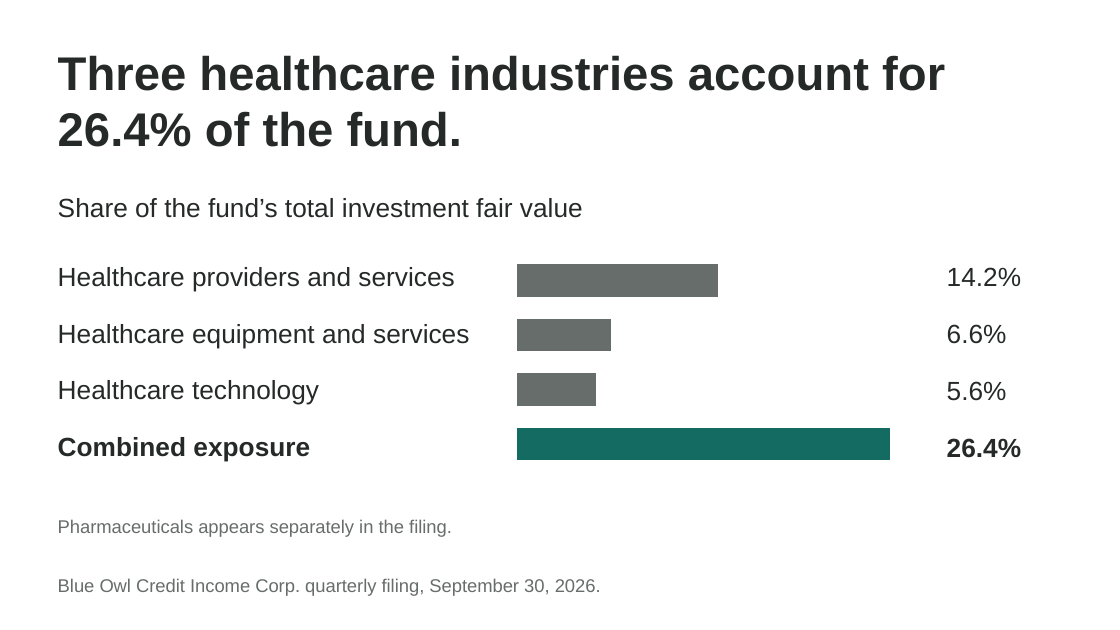
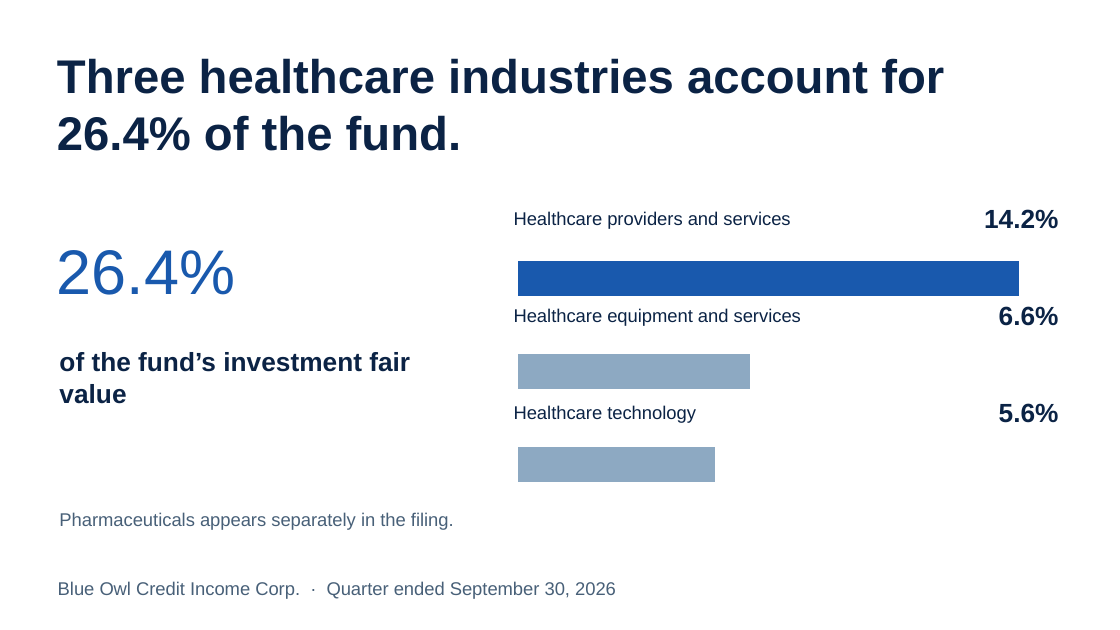
Before and after one commit to marcswartz/ivey-group7-portfolio, a slide deck: slide 7 of presentation.pptx. Drawn at 1120x630 pixels with LibreOffice and Linux fonts; fonts in the diff are those of the drawing. Boxes give left, top, right and bottom in pixels: in the first picture for what was removed or moved away, otherwise in the second. Text is boxed around its words. In the diff, an @@ line names an element or a change of style, - is before the commit and + after.

Commit message:
Restore the blue visual identity and show the investor prototype in use

```diff
--- a/presentation.pptx
+++ b/presentation.pptx
@@ text "Three healthcare industries account for ..." at <box>57,58,944,151</box>: text colour #252A29 to #0B2345 @@
@@ size 22.5 to 15.8 pt, text colour #252A29 to #0B2345 in 3 elements at <box>514,308,801,326</box>, <box>514,405,696,423</box>, <box>514,211,790,229</box> @@
@@ text "Healthcare providers and services": place and size @@
-text "Healthcare providers and services" at <box>58,267,454,291</box>
+text "Healthcare providers and services" at <box>514,211,790,229</box>
@@ text colour #252A29 to #0B2345, bold on; alignment left to right in 3 elements at <box>999,306,1059,326</box>, <box>999,403,1059,423</box>, <box>984,209,1058,229</box> @@
@@ text "14.2%": place and size @@
-text "14.2%" at <box>947,267,1021,286</box>
+text "14.2%" at <box>984,209,1058,229</box>
@@ text "26.4%": place and size @@
-text "26.4%" at <box>947,438,1021,458</box>
+text "26.4%" at <box>57,250,236,295</box>
@@ text "26.4%" at <box>57,250,236,295</box>: size 22.5 to 54 pt, text colour #252A29 to #1959AD, bold off @@
@@ bar chart at <box>507,226,1058,518</box> @@
-categories: 1, 2, 3, 4
+categories: 1, 2, 3
-Series 1: 100, 21, 25, 54
+Series 1: 39, 46, 100
@@ colour of Series 1 #666D6A to #8DA9C2 @@
@@ bar spacing changed @@
@@ bar chart: place and size @@
-bar chart at <box>509,249,921,476</box>
+bar chart at <box>507,226,1058,518</box>
@@ text "Healthcare equipment and services": place and size @@
-text "Healthcare equipment and services" at <box>58,324,469,348</box>
+text "Healthcare equipment and services" at <box>514,308,801,326</box>
@@ text "6.6%": place and size @@
-text "6.6%" at <box>947,324,1007,344</box>
+text "6.6%" at <box>999,306,1059,326</box>
@@ text at <box>59,352,410,404</box>: text changed; text colour #252A29 to #0B2345; bold on @@
-Share of the fund’s total investment fair value
+of the fund’s investment fair value
@@ text "Healthcare technology": place and size @@
-text "Healthcare technology" at <box>58,380,319,405</box>
+text "Healthcare technology" at <box>514,405,696,423</box>
@@ text "5.6%": place and size @@
-text "5.6%" at <box>947,381,1007,401</box>
+text "5.6%" at <box>999,403,1059,423</box>
@@ text removed at <box>58,437,310,462</box> @@
-Combined exposure
@@ text "Pharmaceuticals appears separately in the ...": place and size @@
-text "Pharmaceuticals appears separately in the ..." at <box>58,519,452,537</box>
+text "Pharmaceuticals appears separately in the ..." at <box>59,512,454,530</box>
@@ text "Pharmaceuticals appears separately in the ..." at <box>59,512,454,530</box>: text colour #666D6A to #486078 @@
@@ text at <box>58,581,616,599</box>: text changed; text colour #666D6A to #486078 @@
-Blue Owl Credit Income Corp. quarterly filing, September 30, 2026.
+Blue Owl Credit Income Corp. · Quarter ended September 30, 2026
```
Also in this commit, not shown: 9 other slides changed, 3 slides added, 3 slides removed, 19 other files.
